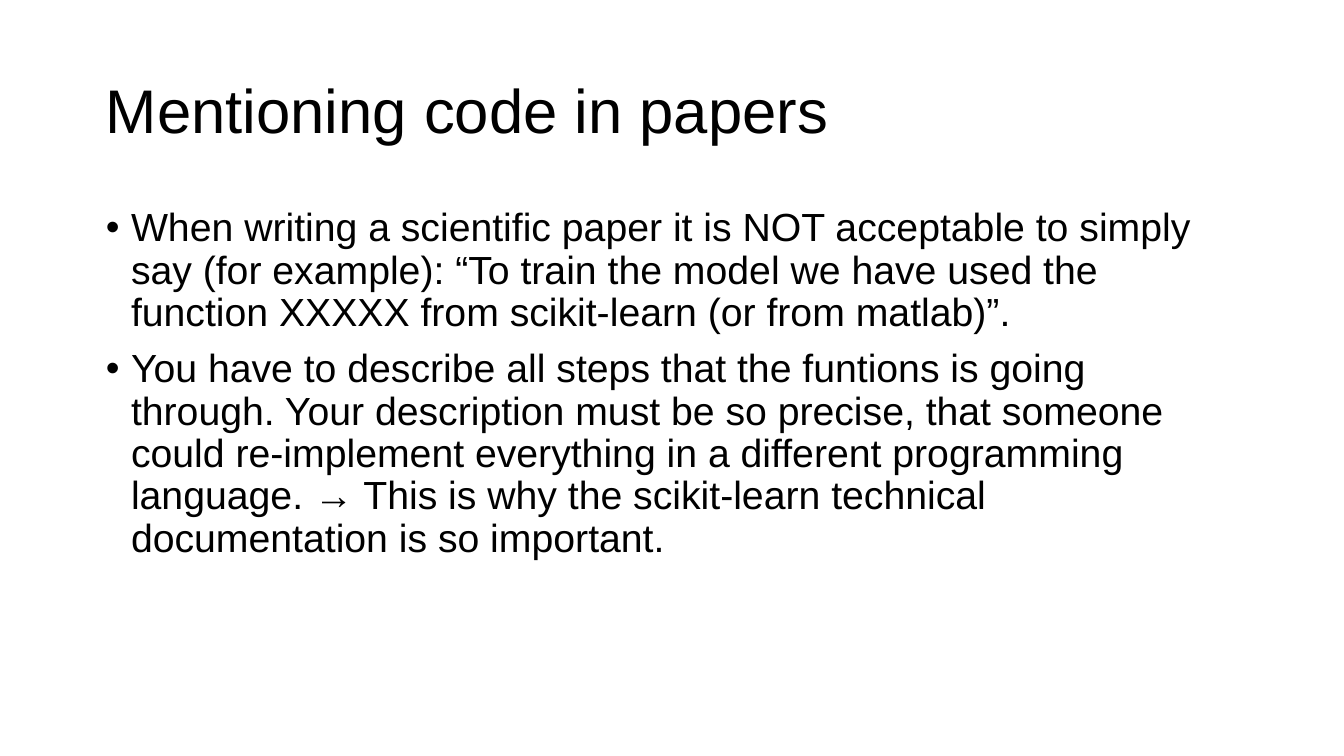
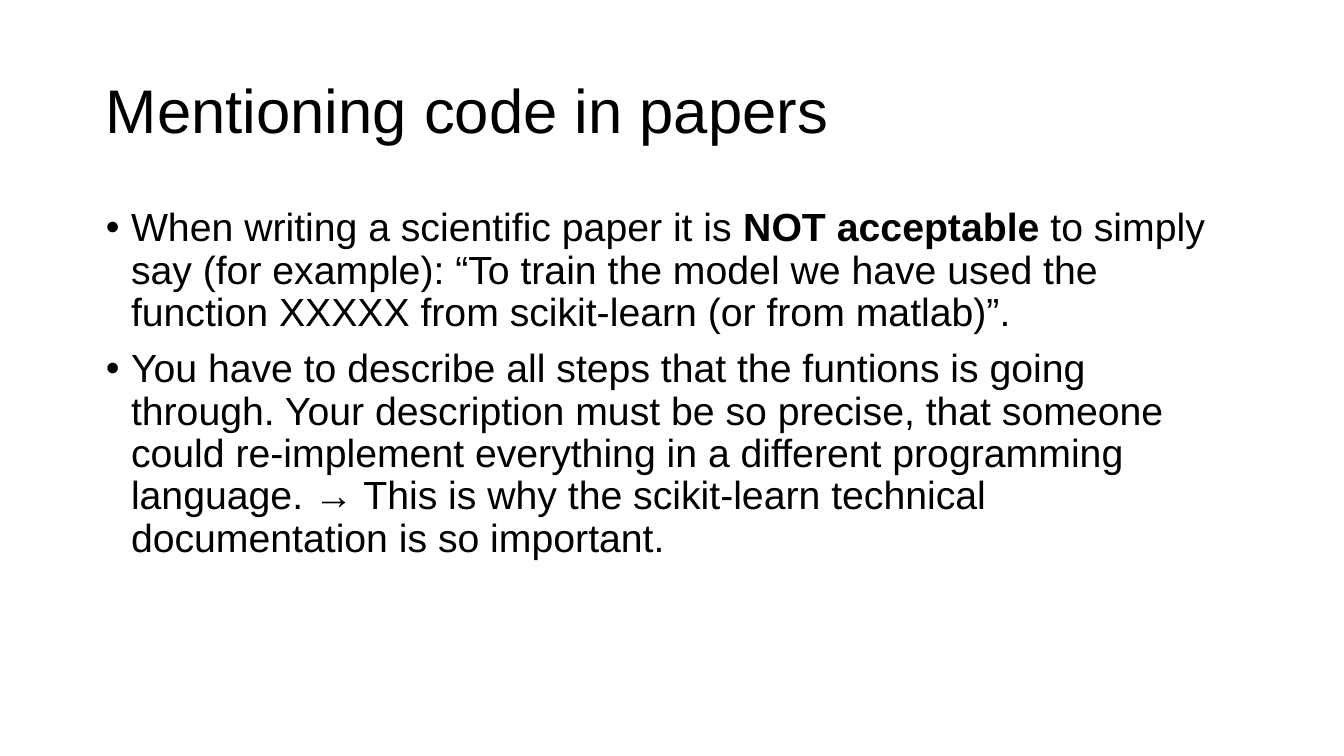
Before and after one commit to toelt-llc/MACHINE-LEARNING-SCHOOL-INAF, a slide deck: slide 50 of DAY1/04 - Introduction to python and scikit-learn/Introduction Python and Scikit-learn.pptx (slide 47 before the commit). Drawn at 1344x756 pixels with LibreOffice and Linux fonts; fonts in the diff are those of the drawing; background and template pictures are left out. Boxes give left, top, right and bottom in pixels: in the first picture for what was removed or moved away, otherwise in the second. Text is boxed around its words. In the diff, an @@ line names an element or a change of style, - is before the commit and + after.

```diff
--- a/DAY1/04 - Introduction to python and scikit-learn/Introduction Python and Scikit-learn.pptx
+++ b/DAY1/04 - Introduction to python and scikit-learn/Introduction Python and Scikit-learn.pptx
@@ text at <box>131,212,1205,334</box>: bold on in "NOT acceptable" @@
```
Also in this commit, not shown: 3 other slides changed, 7 slides added, 4 slides removed, 6 other files.
